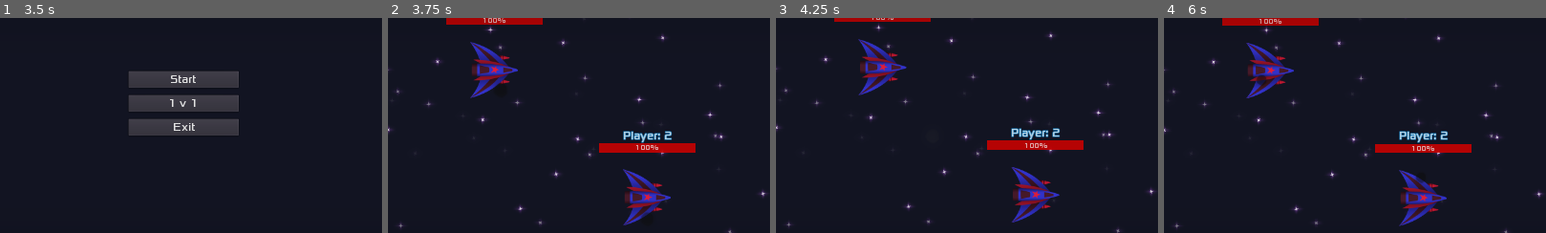
Above: before the commit, frames 1-4 (left to right).
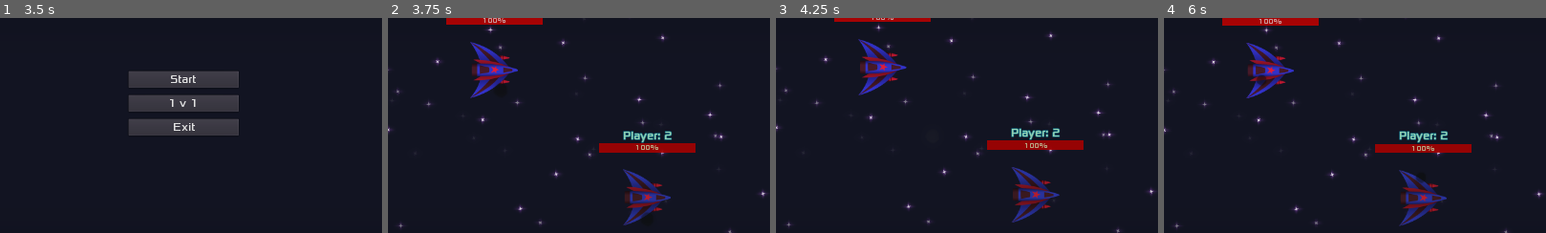
Above: after the commit, the same moments.

Repository: Najim-SD/Moon-Guardian
Game: Godot game, scene res://Scenes/Intro.tscn
Same seed, same stepped clock (60 frames per second), same inputs: the game is played once before the commit and once after it.
Inputs (mouse positions are % of the whole screen's width and height, from its top left):
- Up to frame 1 (3.5 s): move the mouse to (72, 45) at 0.52 s; right-click (72, 45) at 0.6 s; move the mouse to (30, 55) at 1.27 s; tap Space (launch) at 1.35 s; move the mouse to (60, 28) at 2.02 s; click (60, 28) at 2.1 s; move the mouse to (45, 70) at 2.77 s; right-click (45, 70) at 2.85 s
- Up to frame 2 (3.75 s): click "1 v 1" at 3.5 s
- Up to frame 3 (4.25 s): no input
- Up to frame 4 (6 s): move the mouse to (80, 65) at 4.27 s; tap Space (launch) at 4.35 s; tap Enter at 5 s; move the mouse to (20, 35) at 5.02 s; click (20, 35) at 5.1 s; tap R (restart) at 5.75 s; move the mouse to (55, 50) at 5.77 s; right-click (55, 50) at 5.85 s
The pictures show only the part of the screen within x 26-76%, y 24-74%; the shares and areas given below are measured in that part.

Frame 1 is identical in both runs. In frame 2, 2.2% of the frame differs, in the area x 55-81%, y 52-97%; in frame 3, 2.2%; in frame 4, 2.1%.

Commit message:
HP and Rocket Upgrades

Diff:
--- a/Scenes/1V1 Level.tscn
+++ b/Scenes/1V1 Level.tscn
@@ -29,6 +29,7 @@
 position = Vector2( 509.14, 287.02 )
 
 [node name="Spaceship2" parent="." instance=ExtResource( 3 )]
+modulate = Color( 0.827451, 1, 0.780392, 1 )
 position = Vector2( 765.191, 500.485 )
 controlDevice = 1
 playerId = 1
--- a/Scenes/Game.tscn
+++ b/Scenes/Game.tscn
@@ -91,6 +91,7 @@
 offset = Vector2( -45, -100 )
 
 [node name="CollisionPolygon2D" type="CollisionPolygon2D" parent="Arena"]
+visible = false
 polygon = PoolVector2Array( 192.896, -597.493, 772.17, -540.164, 914.723, -406.591, 921.635, 446.206, 767.72, 640.022,  …(388 unchanged characters)…
 
 [node name="Moonship" parent="." instance=ExtResource( 2 )]
--- /dev/null
+++ b/Scenes/RoCan.tscn
@@ -0,0 +1,17 @@
+[gd_scene load_steps=4 format=2]
+
+[ext_resource path="res://Art/Ro Can.png" type="Texture" id=1]
+[ext_resource path="res://Scripts/RoCan.gd" type="Script" id=2]
+
+[sub_resource type="CircleShape2D" id=1]
+radius = 20.9083
+
+[node name="RoCan" type="Area2D"]
+script = ExtResource( 2 )
+
+[node name="Sprite" type="Sprite" parent="."]
+texture = ExtResource( 1 )
+
+[node name="CollisionShape2D" type="CollisionShape2D" parent="."]
+shape = SubResource( 1 )
+[connection signal="body_entered" from="." to="." method="_on_RoCan_body_entered"]
--- a/Scenes/Spaceship.tscn
+++ b/Scenes/Spaceship.tscn
@@ -134,6 +134,7 @@
 rotation = 1.5708
 frames = SubResource( 1 )
 animation = "jetFlame"
+frame = 1
 playing = true
 
 [node name="Missile1" parent="." instance=ExtResource( 19 )]
--- a/Scripts/Game.gd
+++ b/Scripts/Game.gd
@@ -21,6 +21,7 @@
 	fadeCounter = max(fadeCounter -1, 0)
 	$CanvasLayer/Label.modulate.a = fadeCounter/fadeMax
 	if ship == null or moon == null:
+		if ship != null and ship.health > 0: ship.kill()
 		$CanvasLayer/Label.text = "You Survived " + str(currentWave) + " Waves!"
 		$CanvasLayer/Label.modulate.a = 1
 		$CanvasLayer/Label.visible = true
@@ -59,6 +60,9 @@
 		eShip.maxSpeed = 250.0
 		eShip.fireRate = 60 * 0.3
 		eShip.isBot = true
+		eShip.modulate.r = 0.90
+		eShip.modulate.g = 1
+		eShip.modulate.b = 0.85
 		var ls = ["Spaceship", "Moonship"]
 		eShip.target = find_node(ls[randi()%2])
 		eShip.chaseType = randi()%2 + 1
--- /dev/null
+++ b/Scripts/RoCan.gd
@@ -0,0 +1,12 @@
+extends Area2D
+
+func _ready():
+	pass
+
+func _on_RoCan_body_entered(body):
+	if body.name == "Spaceship":
+		body.missilesAvailable = 2
+		body.find_node("Missile1").visible = true
+		body.find_node("Missile2").visible = true
+		queue_free()
+	pass # Replace with function body.
--- a/Scripts/Spaceship.gd
+++ b/Scripts/Spaceship.gd
@@ -18,6 +18,7 @@
 var bulletScene = preload("res://Scenes/LaserShot.tscn")
 var missileScene = preload("res://Scenes/Missile.tscn")
 var HPCanScene = preload("res://Scenes/HPCan.tscn")
+var RoCanScene = preload("res://Scenes/RoCan.tscn")
 var cam = null
 var locks = []
 
@@ -284,12 +285,19 @@
 
 func _on_AnimatedSprite_animation_finished():
 	if $AnimatedSprite.animation == "explosion":
+		queue_free()
+		cam.targets.erase(name)
+		if name == "Spaceship": return
 		if randf() < 0.6:
 			var hp = HPCanScene.instance()
 			hp.global_position = global_position
 			get_parent().call_deferred("add_child", hp)
 			pass
-		queue_free()
+		if randf() < 0.3:
+			var ro = RoCanScene.instance()
+			ro.global_position = global_position
+			get_parent().call_deferred("add_child", ro)
+			pass
 	pass # Replace with function body.
 
 
Binary file added: Art/Ro Can.png
Not shown, added: Art/Ro Can.png.import
